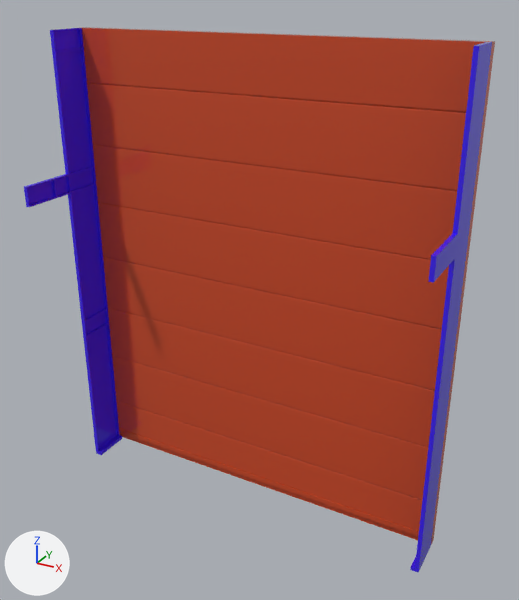
The glTF model assets/3DModels/WallsAndRoof/Wall_D.glb as it was, and as the next commit left it.
Camera for both pictures: a 50 mm lens placed at (13.04, -14.47, 12.98), pointed at (5.5, -0.75, 6.13). The lights are fixed; the arrows at lower left show +X, +Y and +Z. The older version comes first. Vertices at exactly the same position are counted once.

The older version as bpy lines, for what is in view:
```python
me_wall_d = bpy.data.meshes.new('Wall_D')
me_wall_d.from_pydata(...)  # 2046 vertices, 3962 faces; spans x 0.0..10.0, y -2.43..0.25, z 0.0..12.0
# faces by material slot: [408, 3554]
me_wall_d.materials.append(mat_wall_01)  # orange #cd4b27
me_wall_d.materials.append(mat_framing_01)  # blue #3d1ff0
ob_wall_d = bpy.data.objects.new('Wall_D', me_wall_d)
ob_wall_d.location = (0.0, 0.0, 0.0)
```
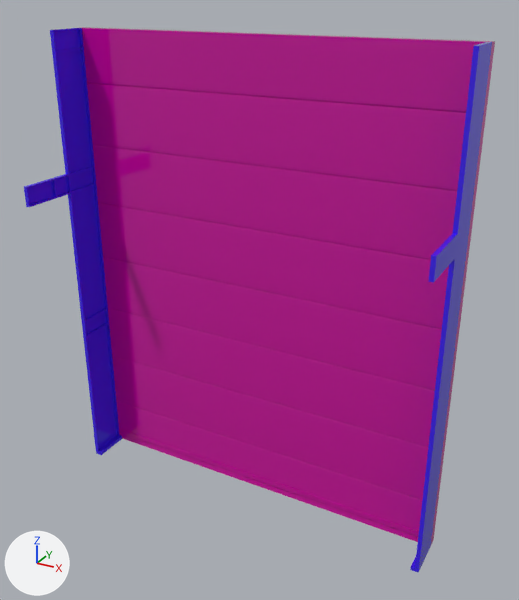
The edits, one by one:
Material 'Wall_02' (mat_wall_02) is new.
Its base color is (0.613, 0.000887, 0.34) (pink #cd039e).
Its roughness is 0.0.
me_wall_d has 2046 vertices, 3962 faces and spans x 0.0..10.0, y -2.43..0.25, z 0.0..12.0.
me_wall_d is used by ob_wall_d; location (0.0, 0.0, 0.0).
me_wall_d part 1: all 408 faces that had it switch from mat_wall_01 (orange #cd4b27) to mat_wall_02 (pink #cd039e).

Pixel boxes (x1, y1, x2, y2) of what changed, in the pictures (519 x 600 px):
part 1 of me_wall_d, recoloured
    both: (82, 27, 495, 544)
